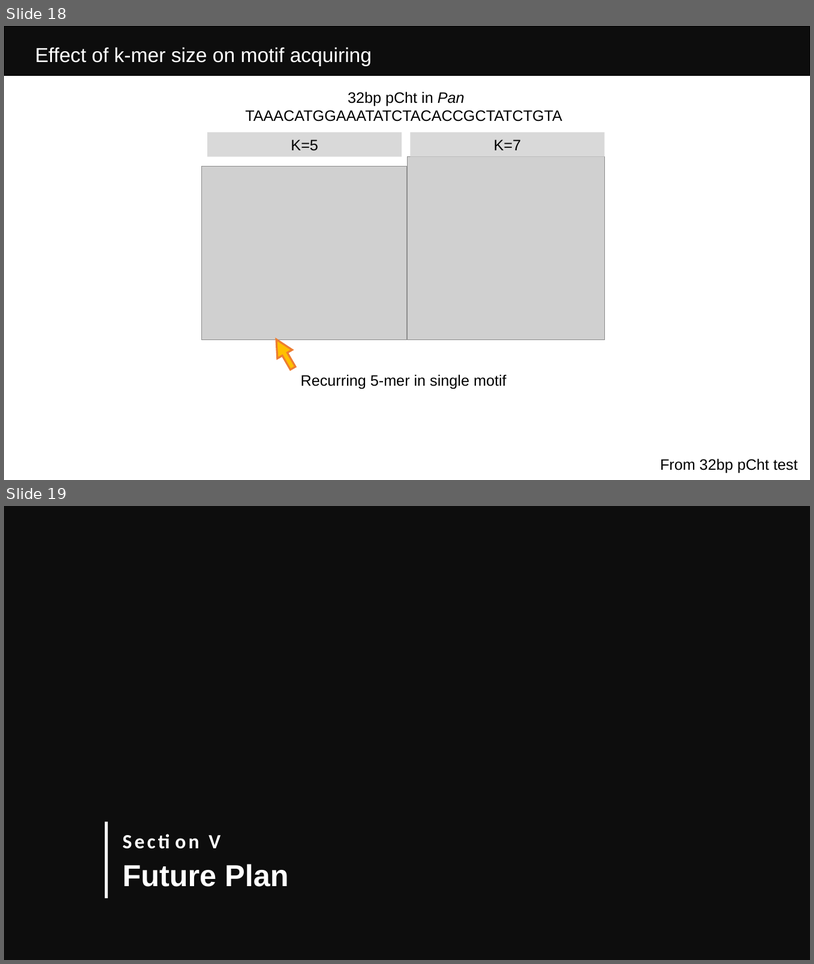
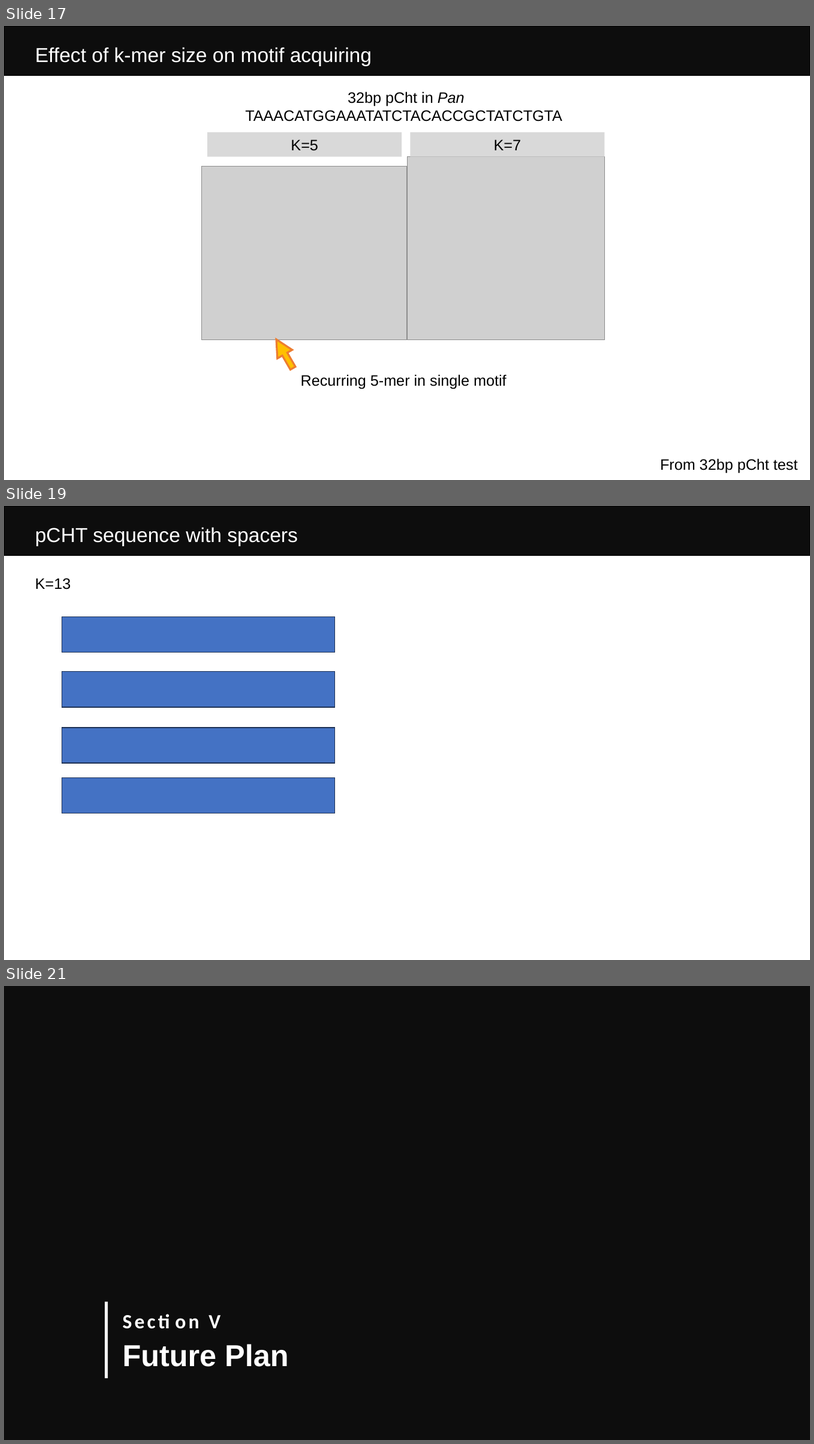
Before and after one commit to Eric-Y-S/TRkScan, a slide deck: WorkReport.pptx. Shown one above the other, each under a label of ours: slides 18 and 19 before the commit, slides 17, 19 and 21 after it; the slides between them are not shown. The pictures are 814x964 and 814x1444 pixels, drawn with LibreOffice and Linux fonts; fonts in the diff are those of the drawing; grey boxes stand for pictures; background and template pictures are left out. Boxes give left, top, right and bottom in pixels: in the first picture for what was removed or moved away, otherwise in the second. Text is boxed around its words. In the diff, an @@ line names an element or a change of style, - is before the commit and + after.

```diff
--- a/WorkReport.pptx
+++ b/WorkReport.pptx
@@ slide 19 added at (4, 506, 810, 960), background #FFFFFF; not listed: 1 template element that a slide beside it also shows @@
@@ text added at (35, 527, 298, 546), 24 pt, text #FFFFFF @@
+pCHT sequence with spacers
@@ text added at (35, 578, 71, 589), 18 pt, text #000000 @@
+K=13
@@ rectangle added at (62, 617, 336, 652), fill #4472C4, outline #1E3256 1 pt @@
@@ rectangle added at (62, 672, 336, 708), fill #4472C4, outline #1E3256 1 pt @@
@@ rectangle added at (62, 727, 336, 763), fill #4472C4, outline #1E3256 1 pt @@
@@ rectangle added at (62, 778, 336, 813), fill #4472C4, outline #1E3256 1 pt @@
@@ what was slide 18 is now slide 17 @@
@@ what was slide 19 is now slide 21 @@
```
Also in this commit, not shown: 2 slides changed, 1 other slide added, 8 other files.
